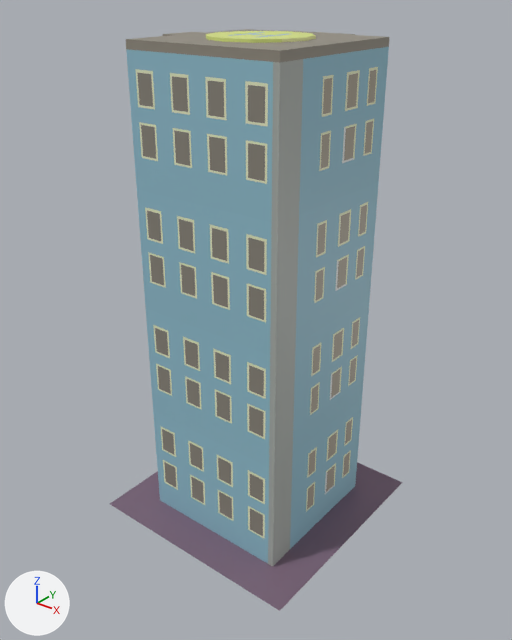
Renders of the FBX model Assets/Models/Buildings/Building_4.fbx from each side of a commit.
Both versions are drawn from a camera (50 mm lens) standing at (0.0168, -0.0212, 0.0223) and looking at (0.0001, -0.0004, 0.0094). Every picture has the same lights, and +X, +Y and +Z are marked at lower left. Where no turn or scale is listed for an object, it has been applied to the vertices. Vertices at the same position are counted once.

Names of what the first picture shows: 'Building_4'.
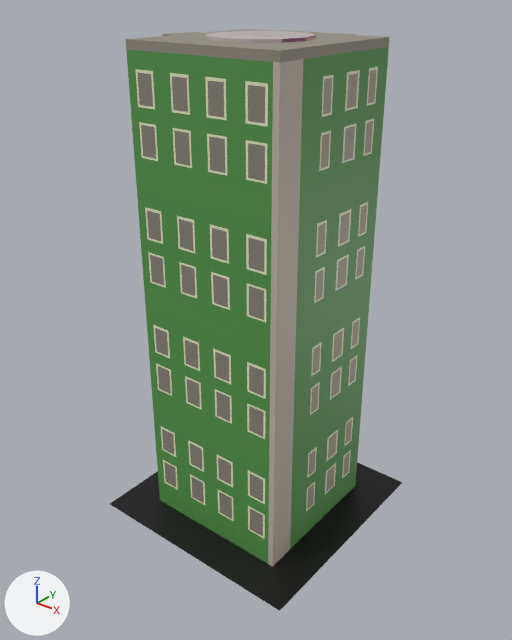
Pixel boxes (x1, y1, x2, y2) of what changed, in the pictures (512 x 640 px):
'Building_4', recoloured, surface changed: (110, 29, 402, 611) in both
part 1 of me_mesh, recoloured (grey to black): (110, 462, 402, 611) in both
part 2 of me_mesh, surface changed (cyan to green): (126, 31, 389, 566) in both

The edits, one by one:
Material 'Building_Base' (mat_building_base) is new.
Its base color is (0.0, 0.0, 0.0) (black #000000).
me_mesh has 1143 vertices, 1314 faces and spans x -0.005..0.005, y -0.005..0.005, z 0.0..0.0204.
me_mesh is used by ob_building_4; location (0.0, 0.0, 0.0).
me_mesh part 1: the 1 face centred in x 0.0, y 0.0, z 0.0 switches from mat_base01 (picture img_palette01_png) to mat_building_base (black #000000).
me_mesh part 2: texture (UV) coordinates of 697 of 1314 faces, centred in x -0.0041..0.0034, y -0.0033..0.0037, z 0.0..0.0204, changed; they spanned u 0.04..0.86, v 0.83..0.95 and now span u 0.13..0.97, v 0.69..0.95.
me_mesh now uses material mat_building_base (black #000000).
